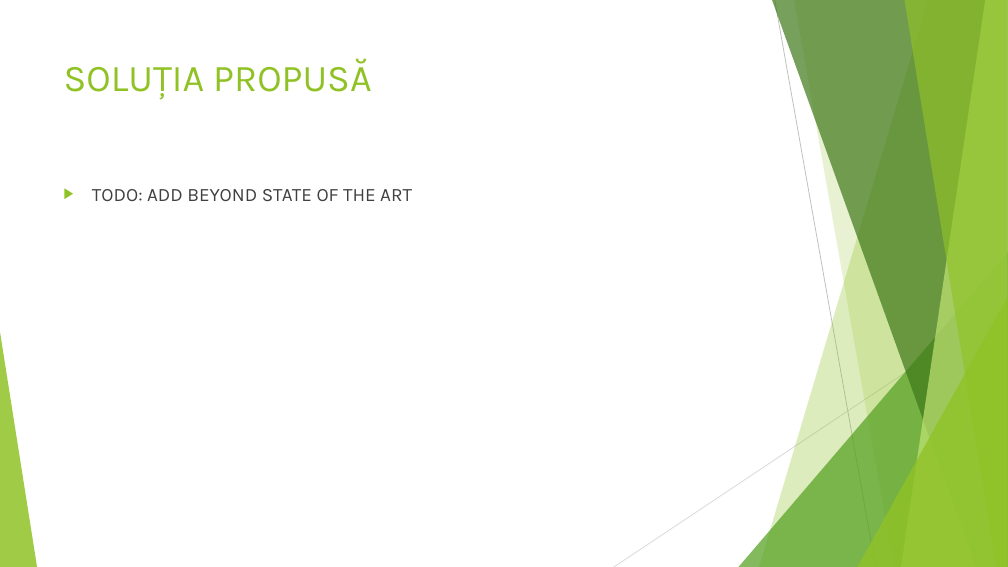
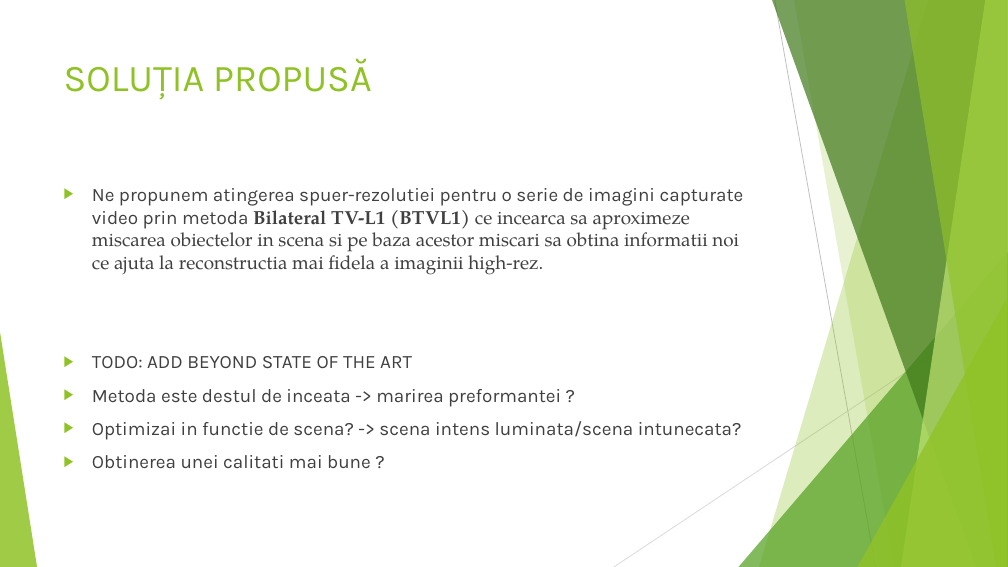
Before and after one commit to DragoshAndrei/SuperResolution_ACI, a slide deck: slide 7 of SUPER RESOLUTION A SPATIAL SUBPIXEL INTERPOLATION TECHNIQUE_sprint_1.pptx. Drawn at 1008x567 pixels with LibreOffice and Linux fonts; fonts in the diff are those of the drawing. Boxes give left, top, right and bottom in pixels: in the first picture for what was removed or moved away, otherwise in the second. Text is boxed around its words. In the diff, an @@ line names an element or a change of style, - is before the commit and + after.

```diff
--- a/SUPER RESOLUTION A SPATIAL SUBPIXEL INTERPOLATION TECHNIQUE_sprint_1.pptx
+++ b/SUPER RESOLUTION A SPATIAL SUBPIXEL INTERPOLATION TECHNIQUE_sprint_1.pptx
@@ text at [92,188,744,275]: paragraph added @@
+▶ Ne propunem atingerea spuer-rezolutiei pentru o serie de imagini capturate video prin metoda Bilateral TV-L1 (BTVL1) ce incearca sa aproximeze miscarea obiectelor in scena si pe baza acestor miscari sa obtina informatii noi ce ajuta la reconstructia mai fidela a imaginii high-rez.
@@ text at [92,389,742,468]: paragraphs added @@
+▶ Metoda este destul de inceata -> marirea preformantei ?
+▶ Optimizai in functie de scena? -> scena intens luminata/scena intunecata?
+▶ Obtinerea unei calitati mai bune ?
```
Also in this commit, not shown: 2 other slides changed, 1 slide added, 1 other file.
